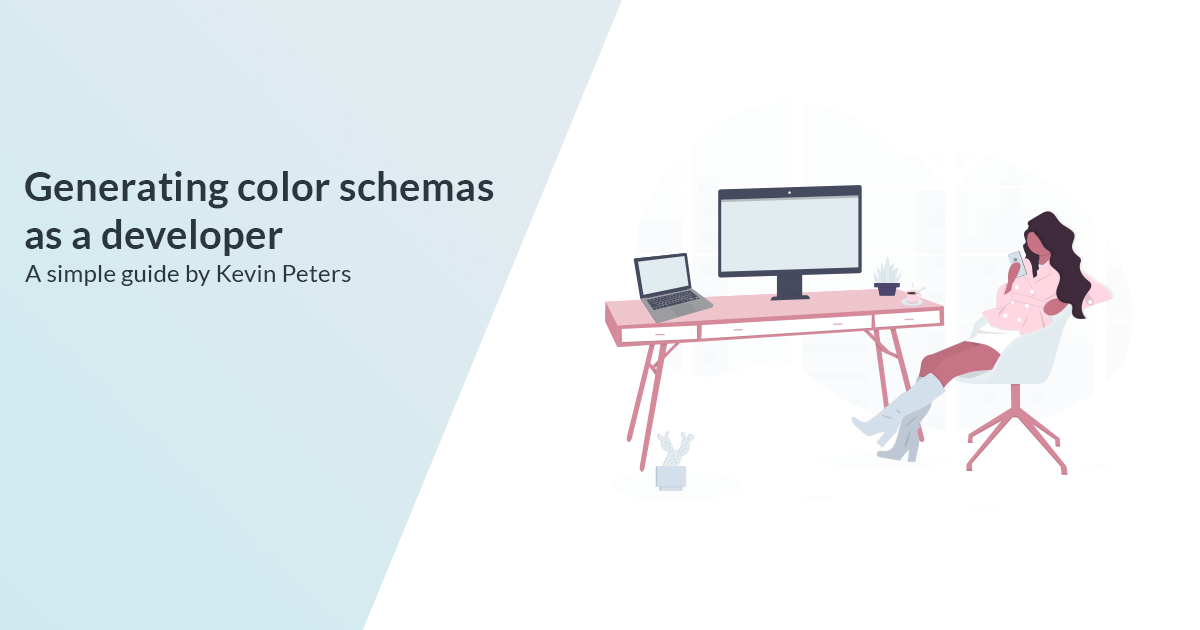
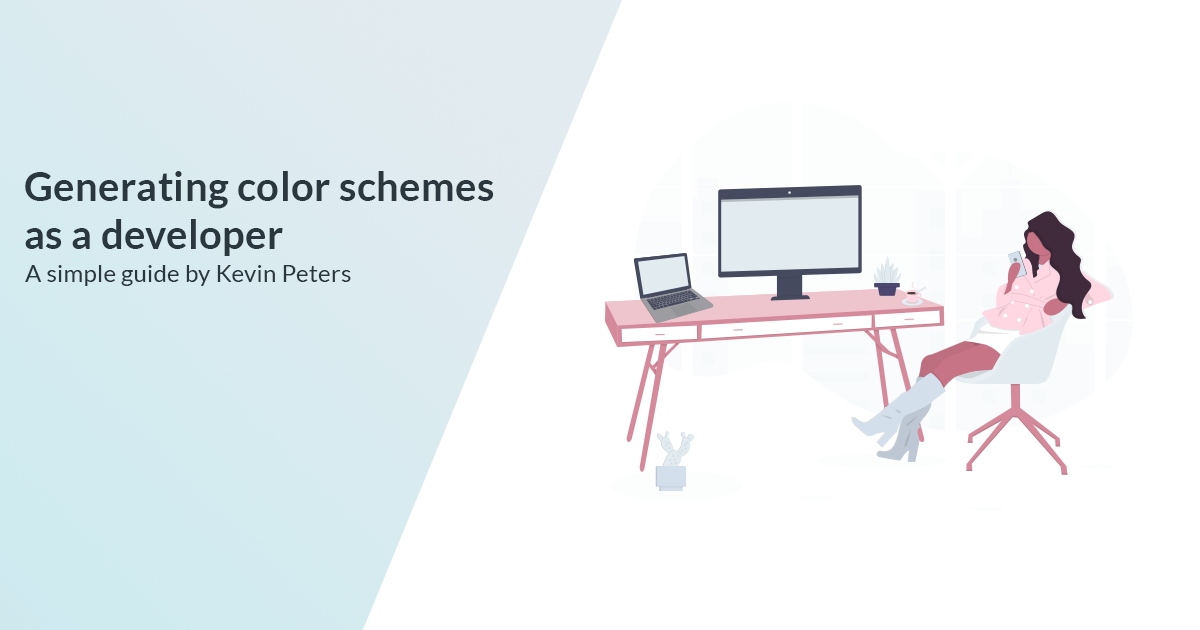
Before/after of a 1200 x 630 layered artwork. What changed in the layer stack:
renamed "Generating color schemas as a developer" to "Generating color schemes as a developer", painted on it over [456,180,475,201]
painted on "Rectangle 1" over [456,180,475,201]
